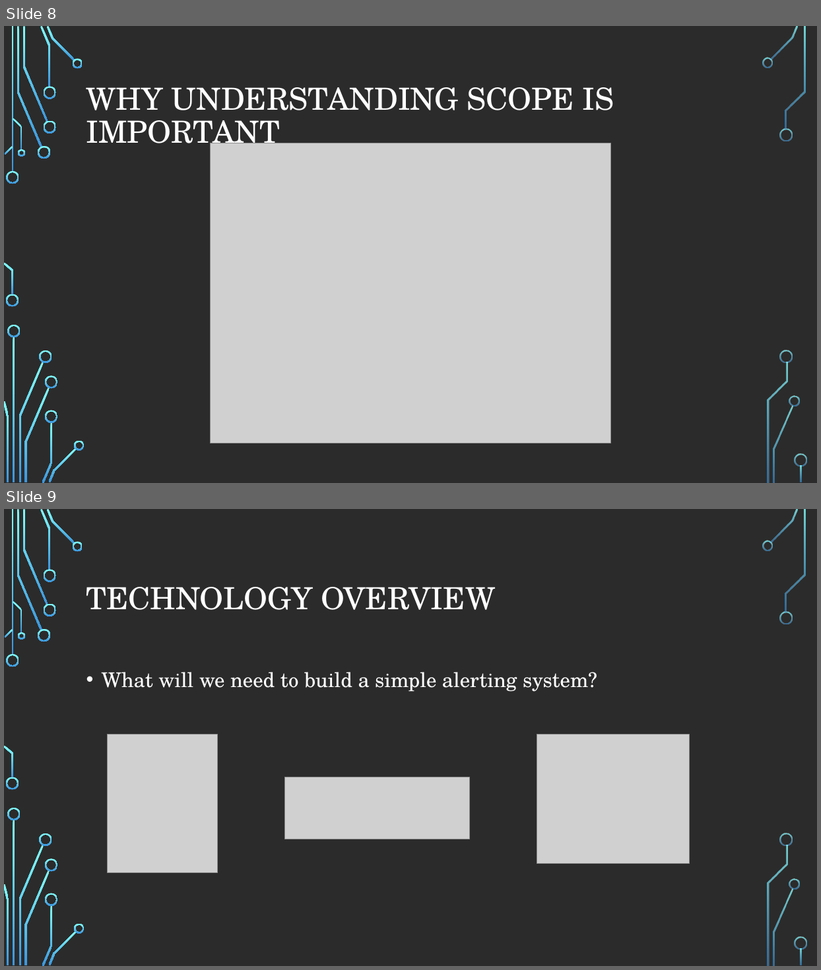
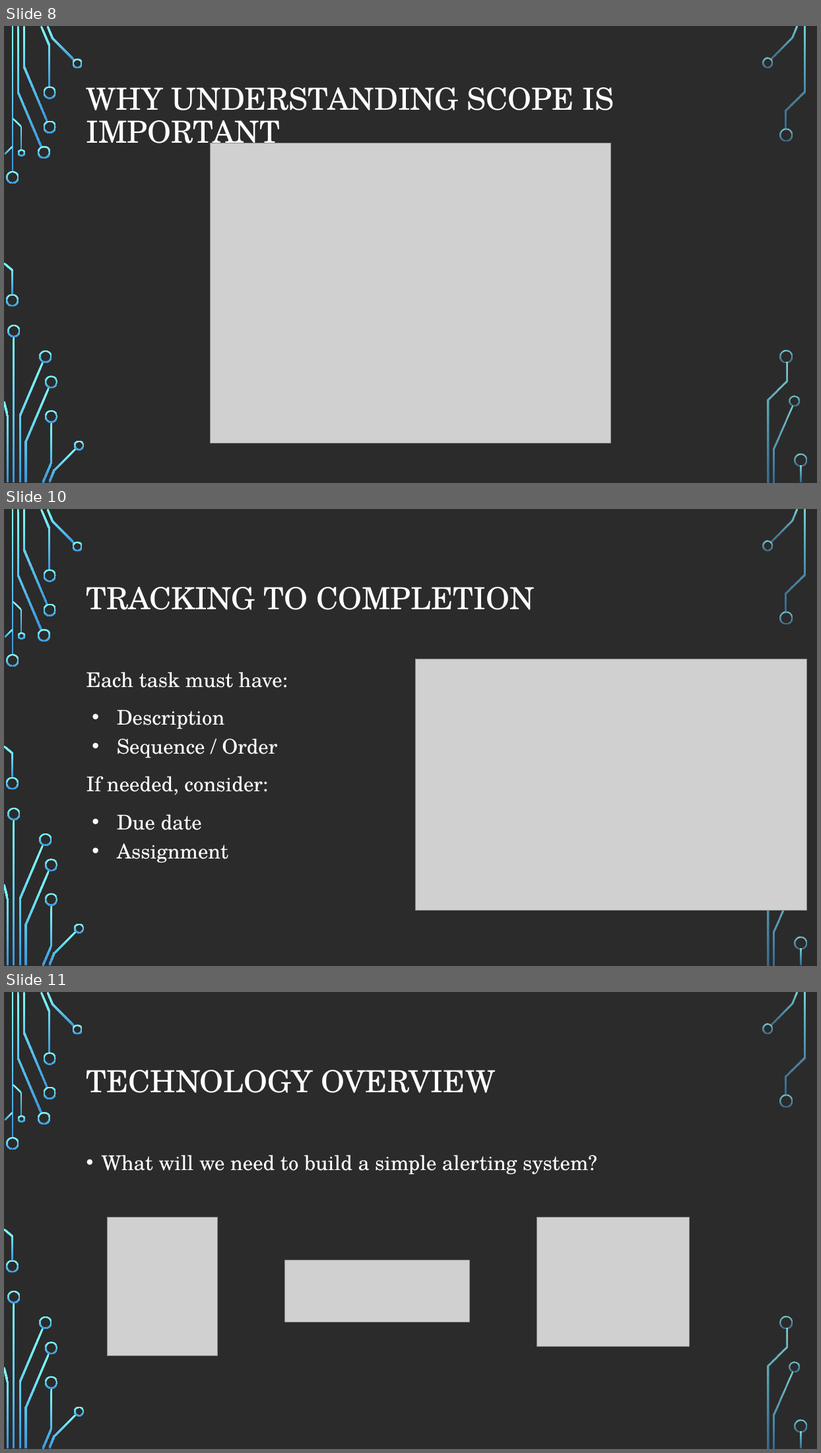
Before and after one commit to andrewjvelez/smap, a slide deck: docs/SMAP Materials Unbranded.pptx. Shown one above the other, each under a label of ours: slides 8 and 9 before the commit, slides 8, 10 and 11 after it; the slides between them are not shown. The pictures are 821x970 and 821x1453 pixels, drawn with LibreOffice and Linux fonts; fonts in the diff are those of the drawing; grey boxes stand for pictures; background and template pictures are left out; a plain dark background stands for a picture behind light text. Boxes give left, top, right and bottom in pixels: in the first picture for what was removed or moved away, otherwise in the second. Text is boxed around its words. In the diff, an @@ line names an element or a change of style, - is before the commit and + after.

```diff
--- a/docs/SMAP Materials Unbranded.pptx
+++ b/docs/SMAP Materials Unbranded.pptx
@@ slide 10 added at (4,509,817,966), background picture (left out); not listed: 34 template elements that a slide beside it also shows @@
@@ title added at (86,587,535,610), 36 pt, text #FFFFFF @@
+TRACKING TO COMPLETION
@@ picture added at (416,659,807,911) @@
@@ text added at (86,672,288,863), 24 pt, text #FFFFFF @@
+Each task must have:
+• Description
+• Sequence / Order
+If needed, consider:
+• Due date
+• Assignment
@@ what was slide 9 is now slide 11 @@
```
Also in this commit, not shown: 2 slides changed, 4 other slides added.
